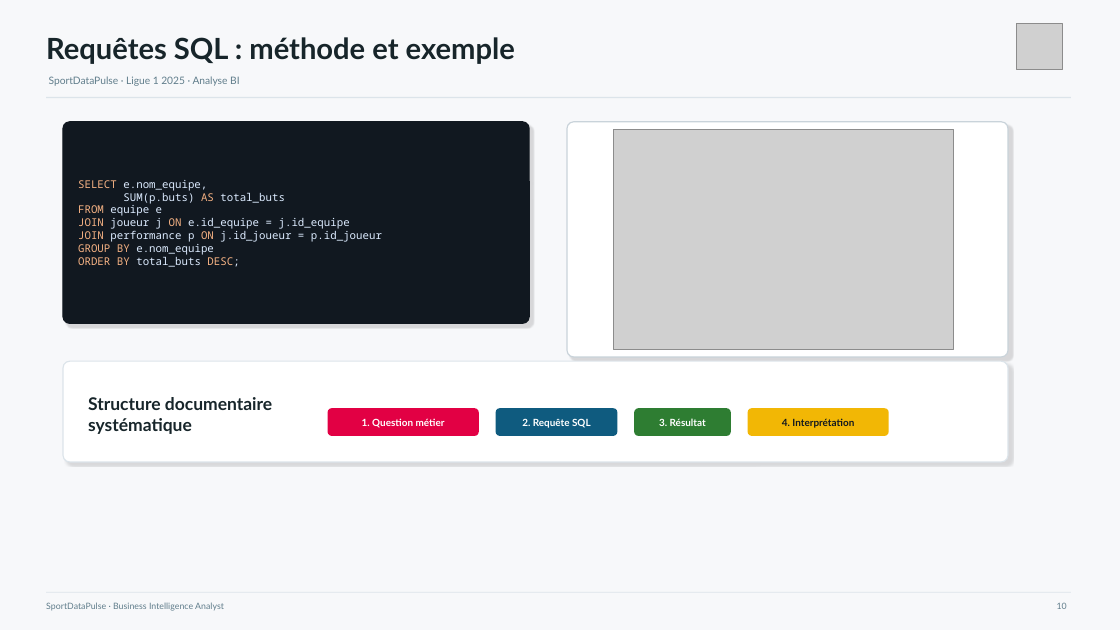
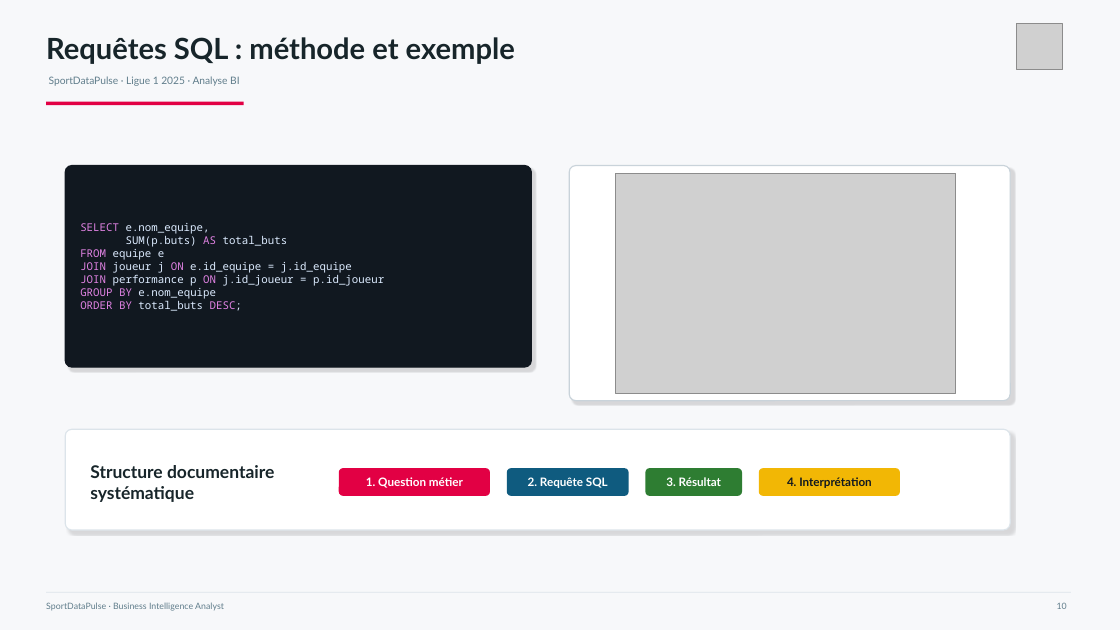
Before and after one commit to steve57000/projet-ligue1, a slide deck: slide 10 of livrables/Presentation_P5_SportDataPulse.pptx. Drawn at 1120x630 pixels with LibreOffice and Linux fonts; fonts in the diff are those of the drawing; grey boxes stand for pictures. Boxes give left, top, right and bottom in pixels: in the first picture for what was removed or moved away, otherwise in the second. Text is boxed around its words. In the diff, an @@ line names an element or a change of style, - is before the commit and + after.

```diff
--- a/livrables/Presentation_P5_SportDataPulse.pptx
+++ b/livrables/Presentation_P5_SportDataPulse.pptx
@@ line removed from (46, 97) to (1071, 97) @@
@@ line added from (46, 103) to (244, 103), #E20044 3 pt @@
@@ 2 rounded rectangles, 1 picture, 1 text: place and size @@
-2 rounded rectangles, 1 picture, 1 text at [63, 122, 1008, 357]
+2 rounded rectangles, 1 picture, 1 text at [66, 166, 1011, 401]
@@ text "SELECT e.nom_equipe," at [80, 223, 384, 311]: text colour #F4B183 to #DF82E2 in "SELECT", "AS", "FROM", "JOIN ON" and 3 more places @@
@@ rounded rectangle: place and size @@
-rounded rectangle at [63, 361, 1008, 462]
+rounded rectangle at [66, 429, 1011, 530]
@@ text "Structure documentaire systématique": place and size @@
-text "Structure documentaire systématique" at [88, 397, 272, 434]
+text "Structure documentaire systématique" at [90, 465, 274, 502]
@@ 4 texts, 4 rounded rectangles: place and size @@
-4 texts, 4 rounded rectangles at [328, 408, 889, 436]
+4 texts, 4 rounded rectangles at [339, 468, 900, 496]
@@ size 8.5 to 10 pt in 4 elements at [787, 477, 871, 488], [366, 477, 463, 488], [528, 477, 608, 488], [666, 477, 721, 486] @@
```
Also in this commit, not shown: 14 other slides changed, 2 other files.
